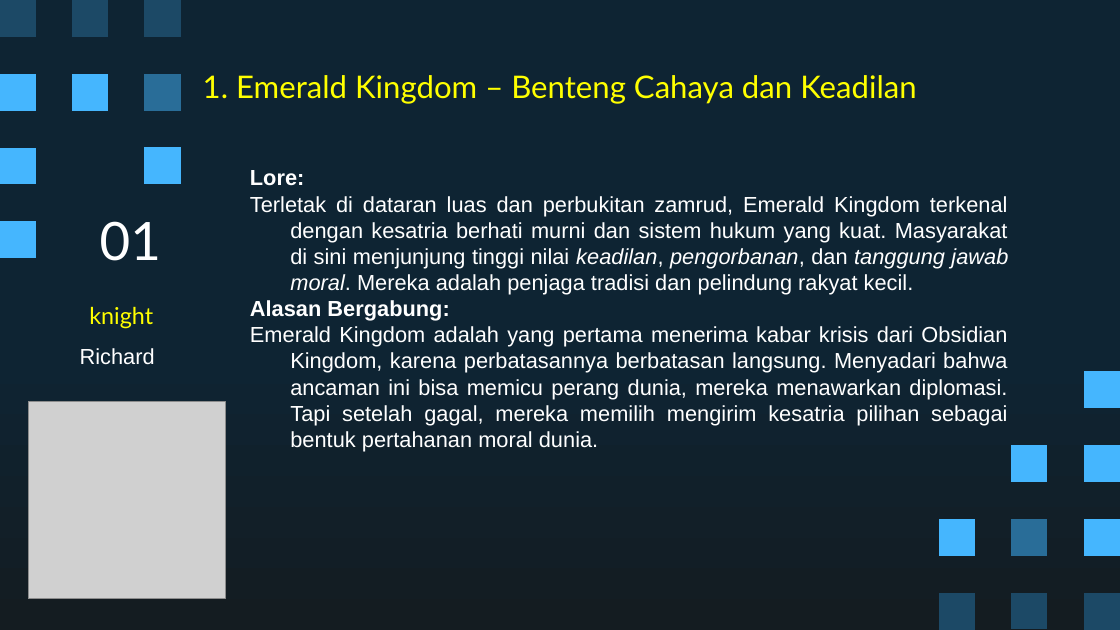
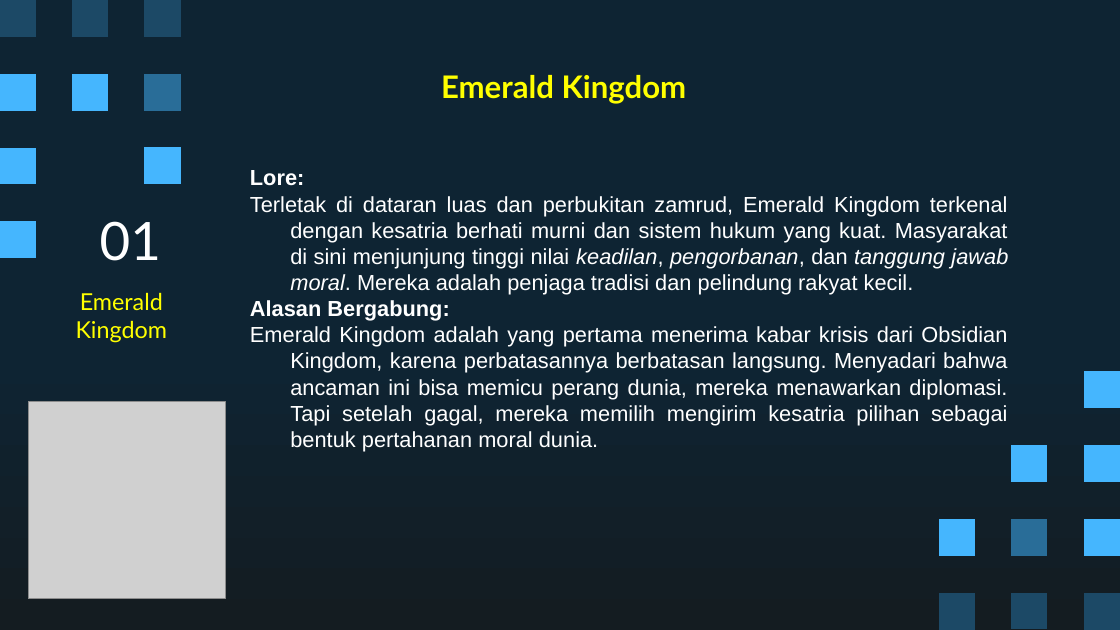
Before and after one commit to Ricardhad/gameProgProject, a slide deck: slide 4 of Super Pixel Vintage Gaming by Slidesgo.pptx. Drawn at 1120x630 pixels with LibreOffice and Linux fonts; fonts in the diff are those of the drawing; grey boxes stand for pictures. Boxes give left, top, right and bottom in pixels: in the first picture for what was removed or moved away, otherwise in the second. Text is boxed around its words. In the diff, an @@ line names an element or a change of style, - is before the commit and + after.

Commit message:
update mc

```diff
--- a/Super Pixel Vintage Gaming by Slidesgo.pptx
+++ b/Super Pixel Vintage Gaming by Slidesgo.pptx
@@ title at box(441, 75, 687, 104): text changed; bold on @@
-1. Emerald Kingdom – Benteng Cahaya dan Keadilan
+Emerald Kingdom
@@ subtitle at box(76, 292, 167, 343): text changed @@
-knight
+Emerald Kingdom
@@ text removed at box(80, 348, 155, 365) @@
-Richard
```
Also in this commit, not shown: 7 other slides changed, 2 slides added, 2 slides removed.
